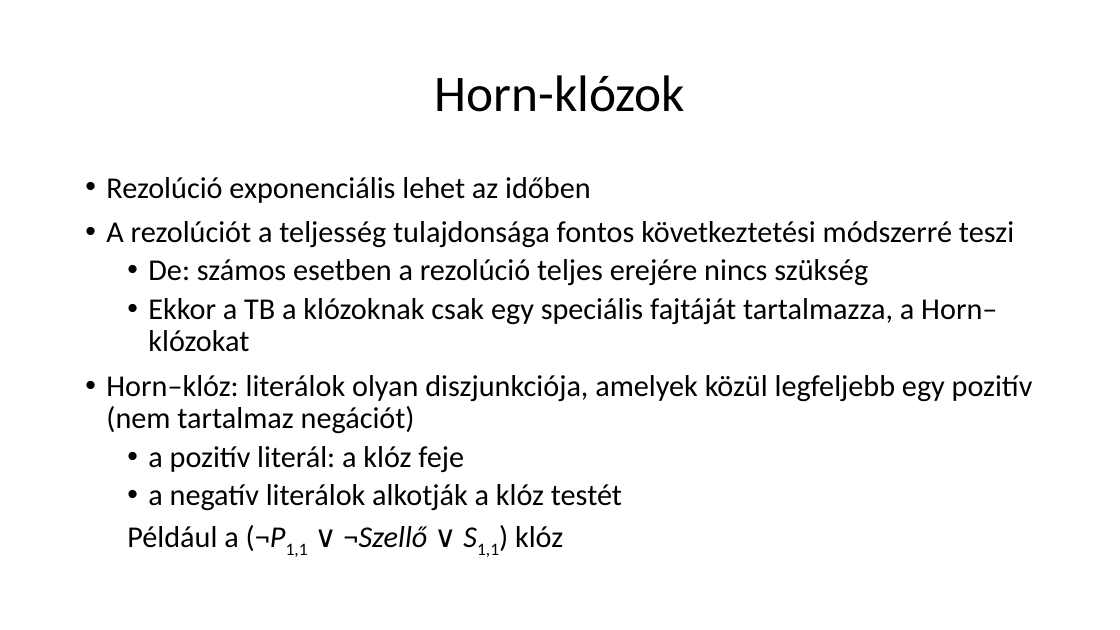
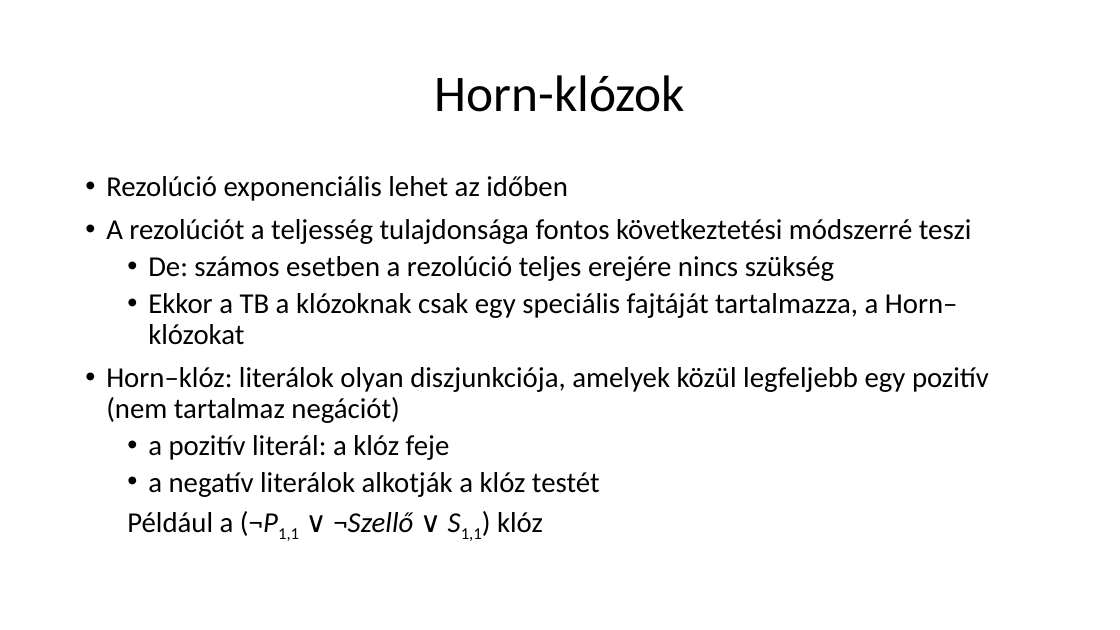
Before and after one commit to Pecneb/AdvancedC-, a slide deck: slide 42 of Eloadasok/SZE_MI/Logikai ágensek.pptx. Drawn at 1120x630 pixels with LibreOffice and Linux fonts; fonts in the diff are those of the drawing. Boxes give left, top, right and bottom in pixels: in the first picture for what was removed or moved away, otherwise in the second. Text is boxed around its words. In the diff, an @@ line names an element or a change of style, - is before the commit and + after.

```diff
--- a/Eloadasok/SZE_MI/Logikai ágensek.pptx
+++ b/Eloadasok/SZE_MI/Logikai ágensek.pptx
@@ text "Rezolúció exponenciális lehet az időben" at [106, 176, 989, 541]: size 25.9 to 24.6 pt; list level 2 to 1 in "Például a (¬P1,1 ∨ ¬Szellő ..." @@
```
Also in this commit, not shown: 28 other slides changed, 5 other files.
